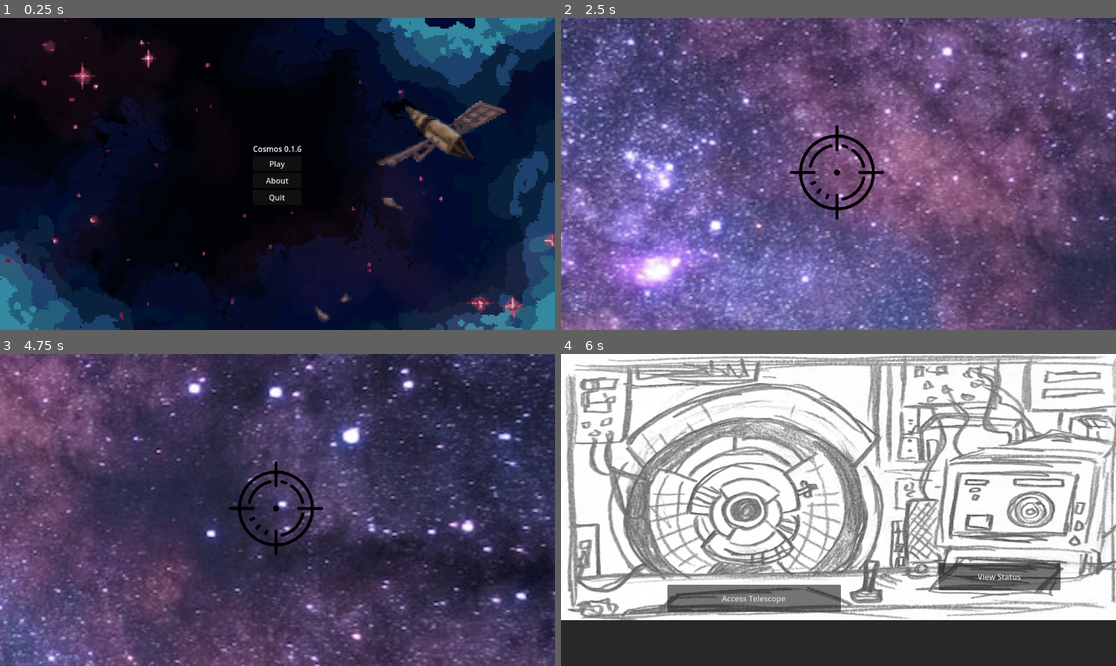
Above: before the commit, frames 1-4 (two rows, left to right).
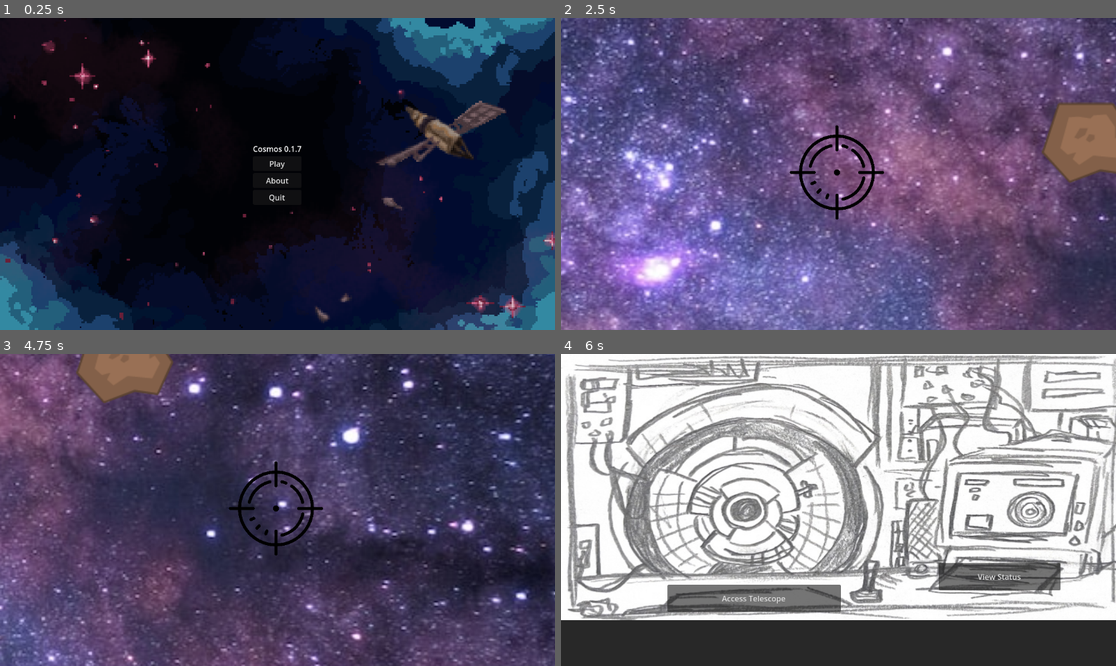
Above: after the commit, the same moments.

Repository: indigoso/gogodotjam4
Game: Godot game, scene res://Scenes/main.tscn
The game is run twice, just before and just after one commit, with the same random seed, the same clock (stepped at 60 frames per second) and the same inputs.
Inputs:
- Up to frame 1 (0.25 s): no input
- Up to frame 2 (2.5 s): click "Play" at 0.5 s; click "Access Telescope" at 1.25 s; tap Enter at 2 s; hold D (move_right) from 2.03 s (still down)
- Up to frame 3 (4.75 s): release D (move_right) at 2.78 s; hold S (move_down) 2.78-3.53 s; hold D (move_right) 3.53-4.28 s; hold W (move_up) from 4.28 s (still down)
- Up to frame 4 (6 s): release W (move_up) at 5.03 s; hold A (move_left) from 5.03 s (still down); tap Escape (return_to_desk) at 5.65 s

The runs differ from the first frame. In frame 1, less than 0.1% of the frame differs, in the area x 53-55%, y 40-43%; in frame 2, 2.8%, in the area x 86-100%, y 26-53%; in frame 3, 2.0%; in frame 4, nothing differs.

Commit message:
Added beginnings for floating objects and scanning

Diff:
--- a/Global Scripts/constants.gd
+++ b/Global Scripts/constants.gd
@@ -1,6 +1,6 @@
 extends Node
 
-const GAME_VERSION = "0.1.6"
+const GAME_VERSION = "0.1.7"
 const GAME_TITLE = "Cosmos"
 
 const SCREEN_PLAY = "screen_play"
--- /dev/null
+++ b/Scenes/floating_object.gd
@@ -0,0 +1,22 @@
+extends Area2D
+
+@export_enum("Satellite", "Asteroid", "Planet") var obj_type: int
+
+@onready var sprite = $Sprite2D
+
+var asteroid_sprite = preload("res://Assets/meteorBrown_big1.png")
+
+# Called when the node enters the scene tree for the first time.
+func _ready():
+	match obj_type:
+		0:
+			pass
+		1:
+			sprite.texture = asteroid_sprite
+		2:
+			pass
+
+
+# Called every frame. 'delta' is the elapsed time since the previous frame.
+func _process(delta):
+	pass
--- /dev/null
+++ b/Scenes/floating_object.tscn
@@ -0,0 +1,14 @@
+[gd_scene load_steps=3 format=3 uid="uid://pp4teb2n13hj"]
+
+[ext_resource type="Script" path="res://Scenes/floating_object.gd" id="1_fm8d8"]
+
+[sub_resource type="CircleShape2D" id="CircleShape2D_w22j6"]
+radius = 72.111
+
+[node name="FloatingObject" type="Area2D"]
+script = ExtResource("1_fm8d8")
+
+[node name="CollisionShape2D" type="CollisionShape2D" parent="."]
+shape = SubResource("CircleShape2D_w22j6")
+
+[node name="Sprite2D" type="Sprite2D" parent="."]
--- a/Scenes/game_star_view.tscn
+++ b/Scenes/game_star_view.tscn
@@ -1,8 +1,9 @@
-[gd_scene load_steps=4 format=3 uid="uid://c8u3am6rfd2g5"]
+[gd_scene load_steps=5 format=3 uid="uid://c8u3am6rfd2g5"]
 
 [ext_resource type="Texture2D" uid="uid://bsj3jidl8r7" path="res://Assets/photo-1465101162946-4377e57745c3.jpg" id="1_bekxv"]
 [ext_resource type="Script" path="res://Scenes/game_star_view.gd" id="1_ohxka"]
 [ext_resource type="PackedScene" uid="uid://cow0wcrsfeewi" path="res://Scenes/player_telescope_controller.tscn" id="2_y87bx"]
+[ext_resource type="PackedScene" uid="uid://pp4teb2n13hj" path="res://Scenes/floating_object.tscn" id="4_w74fe"]
 
 [node name="GameStarView" type="Node2D"]
 script = ExtResource("1_ohxka")
@@ -14,3 +15,7 @@
 
 [node name="PlayerTelescopeController" parent="." instance=ExtResource("2_y87bx")]
 position = Vector2(685.836, 436.755)
+
+[node name="FloatingObject" parent="." instance=ExtResource("4_w74fe")]
+position = Vector2(1127.57, 404.503)
+obj_type = 1
--- a/Scenes/main.gd
+++ b/Scenes/main.gd
@@ -7,6 +7,8 @@
 var tele_screen = preload("res://Scenes/game_star_view.tscn")
 
 var current_scene = null
+
+var in_telescope_view = false
 
 # Called when the node enters the scene tree for the first time.
 func _ready():
@@ -25,6 +27,7 @@
 	add_child(current_scene)
 
 func swap_screen(screen_title: String):
+	in_telescope_view = false
 	match screen_title:
 		Constants.SCREEN_PLAY:
 			perform_swap(desk_screen)
@@ -43,3 +46,4 @@
 		Constants.SCREEN_TELE:
 			perform_swap(tele_screen)
 			current_scene.return_to_desk.connect(swap_screen)
+			in_telescope_view = true
--- a/project.godot
+++ b/project.godot
@@ -50,3 +50,8 @@
 "events": [Object(InputEventKey,"resource_local_to_scene":false,"resource_name":"","device":-1,"window_id":0,"alt_press …(182 unchanged characters)…
 ]
 }
+scan_item={
+"deadzone": 0.5,
+"events": [Object(InputEventKey,"resource_local_to_scene":false,"resource_name":"","device":-1,"window_id":0,"alt_pressed":false,"shift_pressed":false,"ctrl_pressed":false,"meta_pressed":false,"pressed":false,"keycode":0,"physical_keycode":32,"key_label":0,"unicode":32,"echo":false,"script":null)
+]
+}
Binary file added: Assets/meteorBrown_big1.png
Not shown, added: Assets/meteorBrown_big1.png.import
